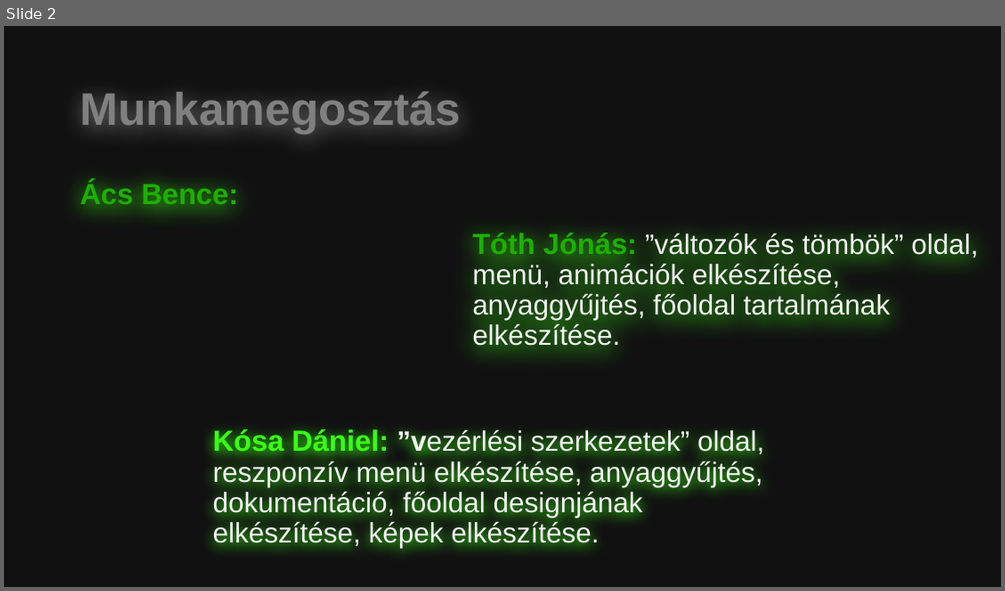
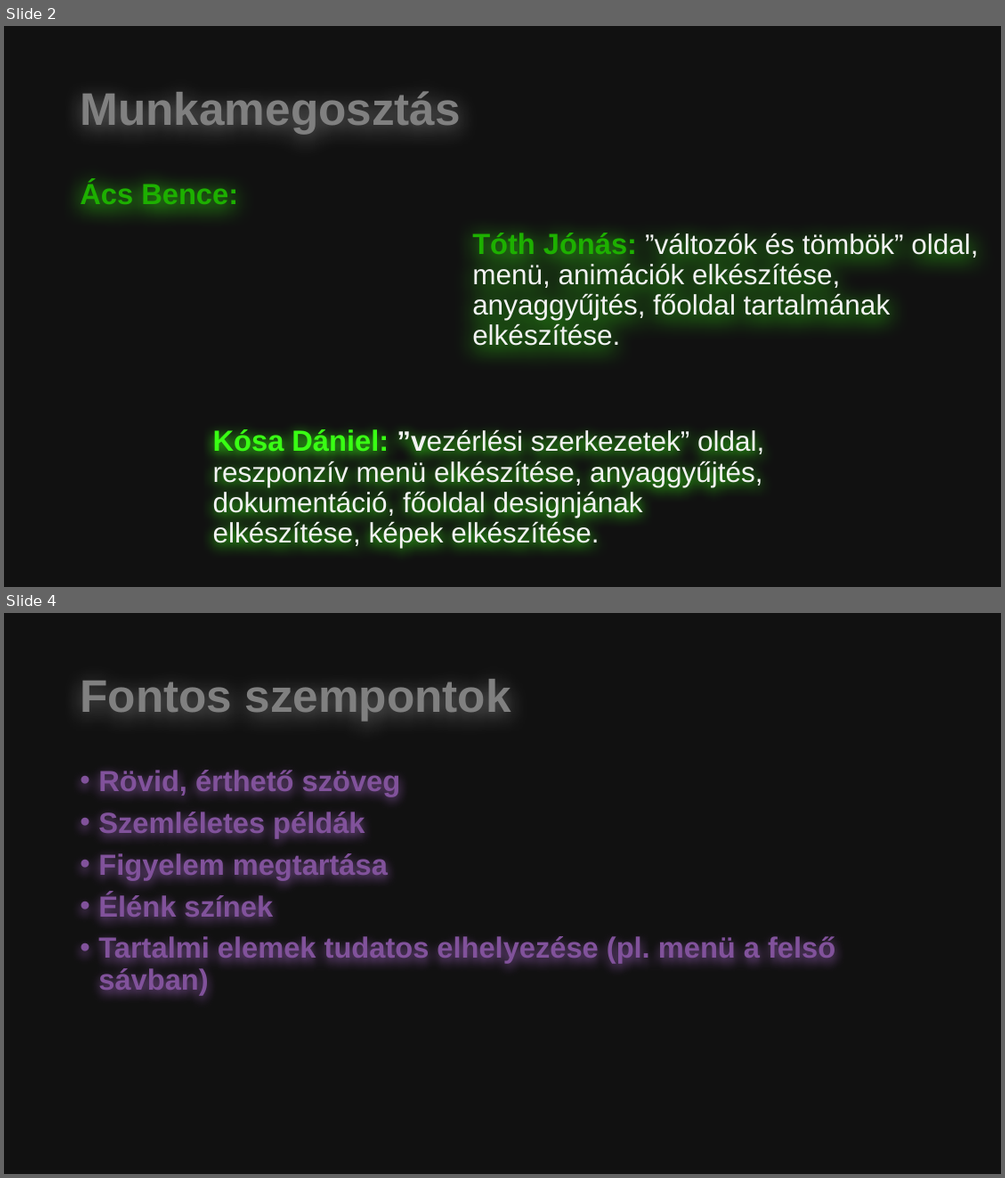
Before and after one commit to K054D/projekt1, a slide deck: projekt1_acs_kosa_toth.pptx. Shown one above the other, each under a label of ours: slide 2 before the commit, slides 2 and 4 after it; the slides between them are not shown. The pictures are 1005x591 and 1005x1178 pixels, drawn with LibreOffice and Linux fonts; fonts in the diff are those of the drawing. Boxes give left, top, right and bottom in pixels: in the first picture for what was removed or moved away, otherwise in the second. Text is boxed around its words. In the diff, an @@ line names an element or a change of style, - is before the commit and + after.

```diff
--- a/projekt1_acs_kosa_toth.pptx
+++ b/projekt1_acs_kosa_toth.pptx
@@ slide 4 added at (4,613,1001,1174), background #111111 @@
@@ title added at (80,679,510,721), 44 pt, text #808080, bold @@
+Fontos szempontok
@@ text added at (98,768,835,995), 28 pt, text #81529B, bold @@
+• Rövid, érthető szöveg
+• Szemléletes példák
+• Figyelem megtartása
+• Élénk színek
+• Tartalmi elemek tudatos elhelyezése (pl. menü a felső sávban)
```
Also in this commit, not shown: 2 slides changed, 3 other files.
